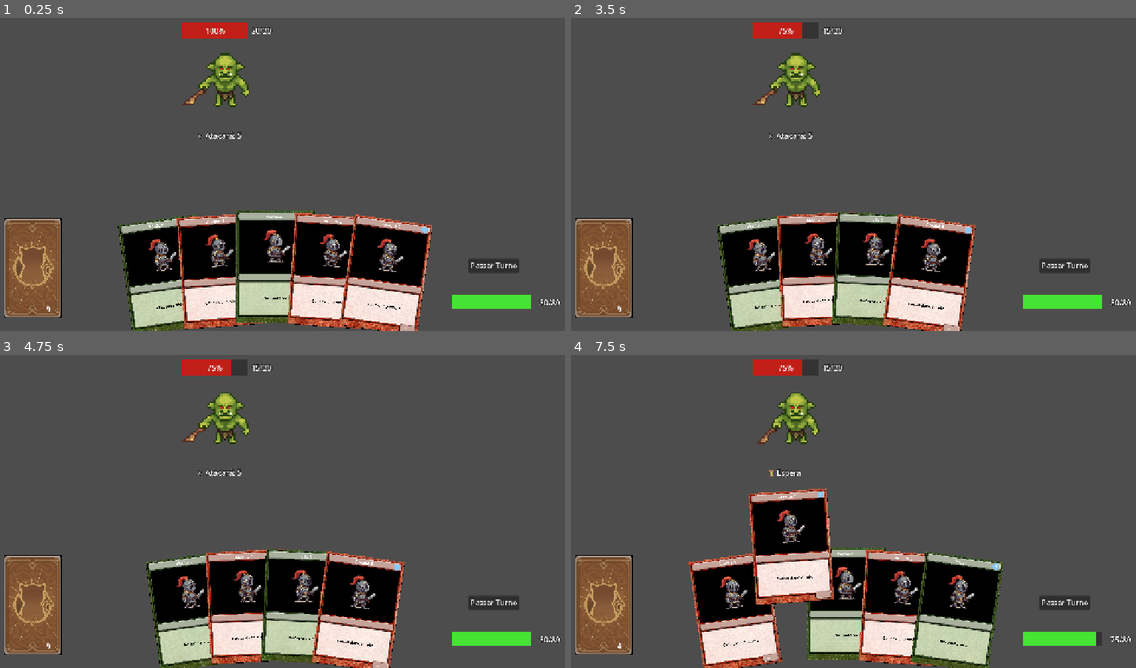
Above: before the commit, frames 1-4 (two rows, left to right).
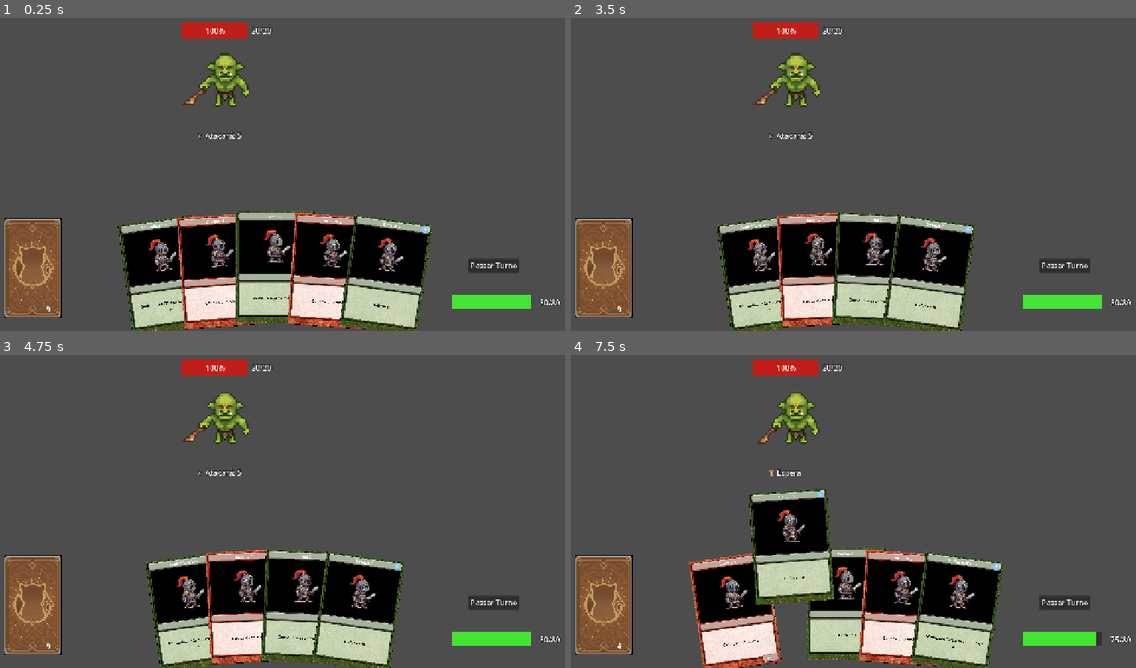
Above: after the commit, the same moments.

Repository: kaio358/ProjetoDeckBuilder
Game: Godot game, scene res://cenas/fases/fasePadrao.tscn
Same seed, same stepped clock (60 frames per second), same inputs: the game is played once before the commit and once after it. This scene is started directly instead of the project's main scene.
Inputs (mouse positions are in pixels of both pictures, inside the frame that each line leads up to):
- Up to frame 1 (0.25 s): no input
- Up to frame 2 (3.5 s): drag from (734, 274) to (898, 271) at 0.52 s; drag from (791, 271) to (955, 274) at 1.27 s; move the mouse to (847, 268) at 2.02 s; click (847, 268) at 2.17 s; drag from (898, 271) to (797, 86) at 2.77 s
- Up to frame 3 (4.75 s): drag from (355, 611) to (310, 502) at 3.52 s; drag from (101, 452) to (248, 605) at 4.27 s
- Up to frame 4 (7.5 s): move the mouse to (881, 502) at 5.02 s; click (881, 502) at 5.17 s; click "Passar Turno" at 5.75 s; drag from (763, 417) to (734, 517) at 6.52 s; drag from (791, 608) to (797, 423) at 7.27 s

The runs differ from the first frame. In frame 1, 3.0% of the frame differs, in the area x 24-77%, y 62-100%; in frame 2, 3.2%; in frame 3, 3.2%; in frame 4, 3.2%, in the area x 31-73%, y 1-94%.
Error after the commit: Invalid call. Nonexistent function 'calcularDanoComCombo' in base 'Node (dadosJogador.gd)'. (res://scripts/cartas/card_padrao_ataque.gd:21)

Commit message:
combos
criação básica de combos de cartas

Diff:
--- a/cenas/fases/fasePadrao.tscn
+++ b/cenas/fases/fasePadrao.tscn
@@ -4,6 +4,7 @@
 [ext_resource type="Script" uid="uid://dlklwn1cgac3s" path="res://scripts/ui/interfaceVidaJogador.gd" id="2_t4gaf"]
 [ext_resource type="PackedScene" uid="uid://du7s0prjrc174" path="res://cenas/ui/mao.tscn" id="2_uvkco"]
 [ext_resource type="PackedScene" uid="uid://iy0b31kjlkiw" path="res://cenas/deck/baralhoBatalha.tscn" id="3_i3gro"]
+[ext_resource type="Texture2D" uid="uid://c8hxbeio02w70" path="res://sprites/status/escudo-removebg-preview.png" id="3_lxext"]
 [ext_resource type="PackedScene" uid="uid://cmhn8rys73aep" path="res://cenas/cartas/cardPadraoAtaque.tscn" id="3_p2ek7"]
 [ext_resource type="Script" uid="uid://ckenrnjmjy7k5" path="res://scripts/fase/gerenciador_turno.gd" id="4_hmvo2"]
 [ext_resource type="PackedScene" uid="uid://skrvko6rydxt" path="res://cenas/deck/deck.tscn" id="6_ufo4b"]
@@ -59,6 +60,24 @@
 horizontal_alignment = 1
 vertical_alignment = 1
 
+[node name="GrupoEscudoJogador" type="Node2D" parent="BattleUI/InterfaceVidaJogador" unique_id=365042501]
+position = Vector2(-125, 17)
+
+[node name="IconeEscudo" type="Sprite2D" parent="BattleUI/InterfaceVidaJogador/GrupoEscudoJogador" unique_id=1850938374]
+position = Vector2(-1.9999653, 0.49998093)
+scale = Vector2(0.10000009, 0.09000009)
+texture = ExtResource("3_lxext")
+
+[node name="TextoEscudo" type="Label" parent="BattleUI/InterfaceVidaJogador/GrupoEscudoJogador" unique_id=187032716]
+offset_left = -14.0
+offset_top = -14.0
+offset_right = 14.0
+offset_bottom = 9.0
+theme_override_constants/outline_size = 4
+text = "5"
+horizontal_alignment = 1
+vertical_alignment = 1
+
 [node name="GerenciadorTurno" type="Node2D" parent="." unique_id=1196170749 node_paths=PackedStringArray("maoJogador", "deckJogador", "baralhoVisual")]
 position = Vector2(52, 19)
 script = ExtResource("4_hmvo2")
--- a/scripts/cartas/card_padrao_ataque.gd
+++ b/scripts/cartas/card_padrao_ataque.gd
@@ -18,8 +18,12 @@
 
 # Sobrescreve a função de efeito
 func executarEfeito(alvo: Node2D) -> void:
-	# print("POW! Carta de Ataque causou ", textoDeDano, " de dano no inimigo: ", alvo.name)
+	var danoReal = DadosJogador.calcularDanoComCombo(textoDeDano)
+
 
 	# Chama a função no script do Inimigo!
+
+	print("POW! Ataque base (", textoDeDano, ") virou ", danoReal, " com os combos!")
+
 	if alvo.has_method("receberDano"):
-		alvo.receberDano(textoDeDano)
+		alvo.receberDano(danoReal)
--- a/scripts/cartas/card_padrao_magia.gd
+++ b/scripts/cartas/card_padrao_magia.gd
@@ -16,11 +16,25 @@
 func executarEfeito(_alvo: Node2D) -> void:
 	match subTipoMagia:
 		"cura":
-			print("Brilho verde! O jogador curou ", poderMagico, " de HP.")
-			DadosJogador.curar(poderMagico)
+			var curaReal = DadosJogador.calcularEfeitoComCombo(poderMagico)
+			print("Brilho verde! O jogador curou ", curaReal, " de HP com combos.")
+			DadosJogador.curar(curaReal)
+		"defesa":
+			var defesaReal = DadosJogador.calcularEfeitoComCombo(poderMagico)
+			DadosJogador.ganharArmadura(defesaReal)
 		"buff_ataque":
 			print("Aura vermelha! O próximo ataque ganha +", poderMagico, " de dano.")
 		"comprar_carta":
 			print("Visão de jogo! O jogador compra ", poderMagico, " cartas novas.")
+
+		# === OS COMBOS MATEMÁTICOS ===
+		"soma":
+			DadosJogador.adicionarSoma(poderMagico)
+		"multiplicacao":
+			DadosJogador.adicionarMultiplicador(poderMagico)
+		"divisao":
+			# Pode ser usado como debuff no inimigo no futuro!
+			pass
+
 		_:
 			print("Efeito de magia desconhecido!")
--- a/scripts/deck/deck.gd
+++ b/scripts/deck/deck.gd
@@ -15,7 +15,7 @@
 
 # Inicializa o deck com cartas de teste variadas (mantemos igual)
 func _inicializar_deck() -> void:
-	for i in range(8):
+	for i in range(4):
 		# Mais tarde coloco a parte de imagem, vai dar trabalho
 		var cartaAtaque = {
 			"tipo": "ataque",
@@ -26,15 +26,53 @@
 			"caminho_imagem": "res://sprites/cartas_imagens/cavaleiro-removebg-preview.png"
 		}
 		cartas.append(cartaAtaque)
-
-	for i in range(6):
+	# Defesa
+	for i in range(4):
+		var cartaMagia = {
+			"tipo": "magia",
+			"subtipo": "defesa",
+			"nome": "Defesa " + str(i + 1),
+			"custo": 2,
+			"texto": "Defesa +10",
+			"poder": 10,
+			"caminho_imagem": "res://sprites/cartas_imagens/cavaleiro-removebg-preview.png"
+		}
+		cartas.append(cartaMagia)
+	#Cura
+	for i in range(2):
 		var cartaMagia = {
 			"tipo": "magia",
 			"subtipo": "cura",
 			"nome": "Poção " + str(i + 1),
 			"custo": 2,
-			"texto": "Recupera vida",
+			"texto": "Cura +10",
 			"poder": 10,
+			"caminho_imagem": "res://sprites/cartas_imagens/cavaleiro-removebg-preview.png"
+		}
+		cartas.append(cartaMagia)
+
+	#Soma
+	for i in range(2):
+		var cartaMagia = {
+			"tipo": "magia",
+			"subtipo": "soma",
+			"nome": "Soma " + str(i + 1),
+			"custo": 2,
+			"texto": "Soma +5 à próxima carta",
+			"poder": 5,
+			"caminho_imagem": "res://sprites/cartas_imagens/cavaleiro-removebg-preview.png"
+		}
+		cartas.append(cartaMagia)
+
+	# Multiplicação
+	for i in range(2):
+		var cartaMagia = {
+			"tipo": "magia",
+			"subtipo": "multiplicacao",
+			"nome": "Multiplicação " + str(i + 1),
+			"custo": 2,
+			"texto": "Multiplica (X2) a próxima carta",
+			"poder": 2,
 			"caminho_imagem": "res://sprites/cartas_imagens/cavaleiro-removebg-preview.png"
 		}
 		cartas.append(cartaMagia)
--- a/scripts/fase/gerenciador_turno.gd
+++ b/scripts/fase/gerenciador_turno.gd
@@ -36,6 +36,9 @@
 
 func iniciarTurnoJogador() -> void:
 	faseAtual = FasesDoTurno.INICIO_TURNO
+
+	# Zera armadura do jogadors
+	DadosJogador.iniciarNovoTurno()
 
 	# Puxa cartas ATÉ completar 5 na mão.
 	# Se faltam 4 no baralho, ele puxa as 4, embaralha o cemitério, e puxa mais 1.
--- a/scripts/ui/dadosJogador.gd
+++ b/scripts/ui/dadosJogador.gd
@@ -1,11 +1,19 @@
 extends Node
 
 # Sinais para avisar a interface quando a vida mudar ou o jogador morrer
-signal vidaAlterada(vidaAtual, vidaMaxima)
+# Pelo que eu entendi, o 'signal' é um "grito" que este script vai dar para o jogo inteiro.
+# Ele não quer saber quem está ouvindo, ele apenas grita: "Ei, a interface mudou! Aqui estão os novos números!"
+signal interfaceAlterada(vidaAtual, vidaMaxima,armaduraAtual)
 signal jogadorMorreu
 
+# Status e vida do jogador
 @export var vidaMaxima: int = 80
 var vidaAtual: int
+var armaduraAtual: int = 0
+
+# Combos das cartas ( combos das ruas haha)
+var bonusSoma: int = 0
+var bonusMultiplicador: int = 1
 
 func _ready() -> void:
 	# Começa a run com vida cheia
@@ -14,19 +22,47 @@
 # Reseta a vida para o início de uma nova campanha/run
 func resetarParaNovaRun() -> void:
 	vidaAtual = vidaMaxima
-	vidaAlterada.emit(vidaAtual, vidaMaxima)
+	armaduraAtual = 0
+	interfaceAlterada.emit(vidaAtual, vidaMaxima, armaduraAtual)
+
+# No começo de cada turno do jogador, a armadura do turno passado zera
+func iniciarNovoTurno() -> void:
+	armaduraAtual = 0
+	# Eu acho que o '.emit()' é o momento exato em que ele solta o grito avisando que a armadura zerou.
+	interfaceAlterada.emit(vidaAtual, vidaMaxima, armaduraAtual)
+
+func ganharArmadura(quantidade: int) -> void:
+	armaduraAtual += quantidade
+	print("Arthur levantou o escudo! +", quantidade, " de armadura.")
+	interfaceAlterada.emit(vidaAtual, vidaMaxima, armaduraAtual)
 
 func receberDano(dano: int) -> void:
-	vidaAtual -= dano
-	if vidaAtual < 0:
-		vidaAtual = 0
+	var danoRestante = dano
 
-	print("Arthur recebeu ", dano, " de dano! Vida atual: ", vidaAtual, "/", vidaMaxima)
-	vidaAlterada.emit(vidaAtual, vidaMaxima)
+	# Bate no escudo primeiro (exatamente igual ao monstro!)
+	if armaduraAtual > 0:
+		if danoRestante >= armaduraAtual:
+			danoRestante -= armaduraAtual
+			armaduraAtual = 0
+		else:
+			armaduraAtual -= danoRestante
+			danoRestante = 0
 
-	if vidaAtual == 0:
-		print("GAME OVER: Arthur foi derrotado!")
-		jogadorMorreu.emit()
+	# Se sobrou dano, tira da vida
+	if danoRestante > 0:
+		vidaAtual -= danoRestante
+		if vidaAtual < 0:
+			vidaAtual = 0
+
+		print("Arthur recebeu ", danoRestante, " de dano direto!")
+
+		if vidaAtual == 0:
+			print("GAME OVER: Arthur foi derrotado!")
+			jogadorMorreu.emit()
+
+	# Avisa a tela para atualizar os números
+	# Grita de novo para a tela se atualizar após tomar uma pancada.
+	interfaceAlterada.emit(vidaAtual, vidaMaxima, armaduraAtual)
 
 func curar(quantidade: int) -> void:
 	vidaAtual += quantidade
@@ -34,4 +70,31 @@
 		vidaAtual = vidaMaxima
 
 	print("Arthur curou ", quantidade, " de HP! Vida atual: ", vidaAtual)
-	vidaAlterada.emit(vidaAtual, vidaMaxima)
+	interfaceAlterada.emit(vidaAtual, vidaMaxima,armaduraAtual)
+
+
+
+# Para o combo
+
+func adicionarSoma(valor: int) -> void:
+	bonusSoma += valor
+	# Na teoria, isso acumula pontos extras que serão somados no próximo ataque.
+	print("Combo! Próximo ataque terá +", bonusSoma, " de dano.")
+
+func adicionarMultiplicador(valor: int) -> void:
+	bonusMultiplicador *= valor
+	# Se a lógica não me engana, isso vai dobrar ou triplicar o estrago final.
+	print("Combo! Próximo ataque será multiplicado por x", bonusMultiplicador)
+
+
+func calcularEfeitoComCombo(valorBase: int) -> int:
+
+
+	# Depois que o golpe acontece, o combo descarrega e volta ao normal
+	var valorFinal = (valorBase + bonusSoma) * bonusMultiplicador
+
+	# Depois que o efeito acontece, o combo descarrega e volta ao normal
+	bonusSoma = 0
+	bonusMultiplicador = 1
+
+	return valorFinal
--- a/scripts/ui/interfaceVidaJogador.gd
+++ b/scripts/ui/interfaceVidaJogador.gd
@@ -4,14 +4,20 @@
 @onready var barraVida: ProgressBar = $BarraVidaJogador
 @onready var labelVida: Label = $TextoVidaJogador
 
+#  Só para escudo, igual do inimigoPadrao
+@onready var grupoEscudo: Node2D = $GrupoEscudoJogador
+@onready var textoEscudo: Label = $GrupoEscudoJogador/TextoEscudo
+
 func _ready() -> void:
-	# Conecta o sinal do Autoload global
-	DadosJogador.vidaAlterada.connect(atualizarInterface)
+	# Pelo que eu entendi, o '.connect()' é a tela encostando o ouvido na parede.
+	# Ela fica escutando o DadosJogador e, quando ouve o grito 'interfaceAlterada',
+	# ela roda a função 'atualizarInterface' na mesma hora.
+	DadosJogador.interfaceAlterada.connect(atualizarInterface)
 
-	# Configura o estado inicial da barra na tela
-	atualizarInterface(DadosJogador.vidaAtual, DadosJogador.vidaMaxima)
+	atualizarInterface(DadosJogador.vidaAtual, DadosJogador.vidaMaxima, DadosJogador.armaduraAtual)
 
-func atualizarInterface(vidaAtual: int, vidaMaxima: int) -> void:
+# Atualiza a vida e o escudo ao mesmo tempo
+func atualizarInterface(vidaAtual: int, vidaMaxima: int, armadura: int) -> void:
 	if barraVida != null:
 		barraVida.min_value = 0
 		barraVida.max_value = vidaMaxima
@@ -19,3 +25,12 @@
 
 	if labelVida != null:
 		labelVida.text = str(vidaAtual) + "/" + str(vidaMaxima)
+
+	# Ao fazer o show() e hide() direto no Grupo (a pasta) é muito mais seguro,
+	# porque assim a imagem e o número aparecem e somem perfeitamente juntos.
+	if grupoEscudo != null and textoEscudo != null:
+		if armadura > 0:
+			textoEscudo.text = str(armadura)
+			grupoEscudo.show()
+		else:
+			grupoEscudo.hide()
